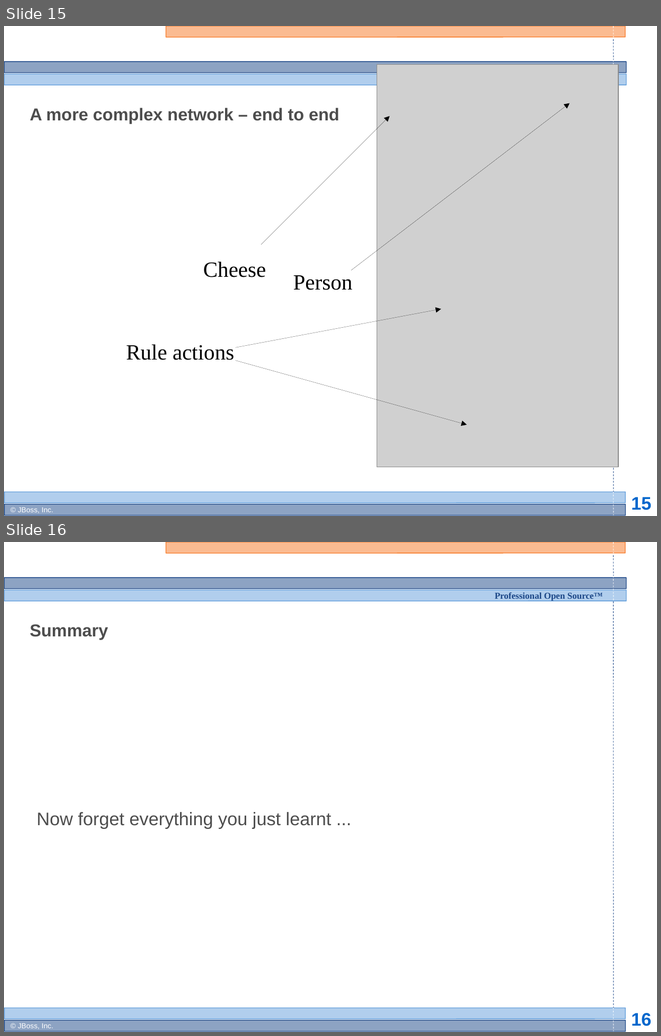
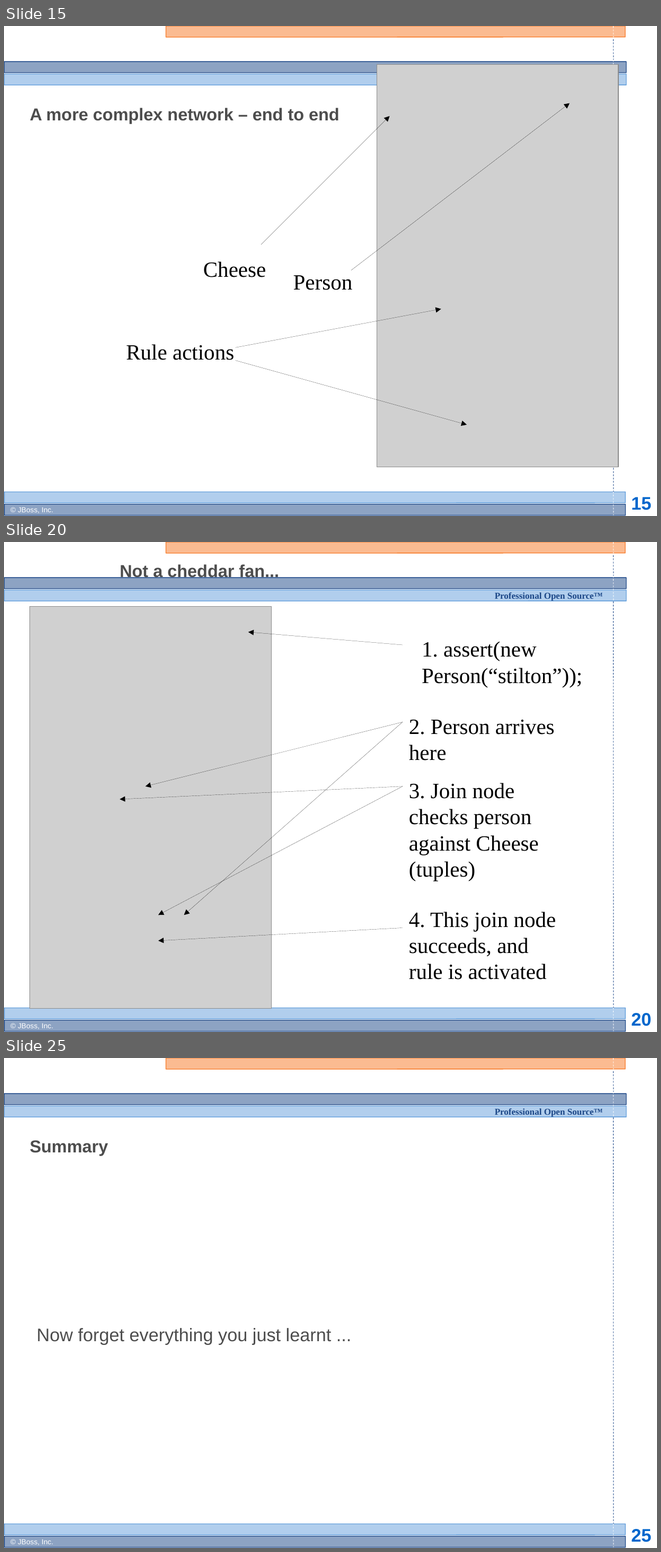
Before and after one commit to bobmcwhirter/drools, a slide deck: documentation/training/developers-course/Module 4 - Rule Engine Concepts 2.odp. Shown one above the other, each under a label of ours: slides 15 and 16 before the commit, slides 15, 20 and 25 after it; the slides between them are not shown. The pictures are 661x1036 and 661x1552 pixels, drawn with LibreOffice and Linux fonts; fonts in the diff are those of the drawing; grey boxes stand for pictures; background and template pictures are left out. Boxes give left, top, right and bottom in pixels: in the first picture for what was removed or moved away, otherwise in the second. Text is boxed around its words. In the diff, an @@ line names an element or a change of style, - is before the commit and + after.

```diff
--- a/documentation/training/developers-course/Module 4 - Rule Engine Concepts 2.odp
+++ b/documentation/training/developers-course/Module 4 - Rule Engine Concepts 2.odp
@@ slide 20 added at bbox=[4, 542, 657, 1032], background #FFFFFF; not listed: 13 template elements that a slide beside it also shows @@
@@ title added at bbox=[120, 563, 279, 580], 19 pt, text #4D4D4D, bold @@
+Not a cheddar fan...
@@ picture added at bbox=[29, 606, 271, 1008] @@
@@ arrow added from (403, 644) to (248, 632), #000000 0 pt @@
@@ text added at bbox=[422, 641, 582, 687], 24 pt, text #000000 @@
+1. assert(new Person(“stilton”));
@@ arrow added from (403, 722) to (146, 786), #000000 0 pt @@
@@ arrow added from (403, 722) to (184, 915), #000000 0 pt @@
@@ text added at bbox=[409, 719, 555, 760], 24 pt, text #000000 @@
+2. Person arrives here
@@ arrow added from (403, 786) to (120, 799), #000000 0 pt @@
@@ arrow added from (403, 786) to (158, 915), #000000 0 pt @@
@@ text added at bbox=[409, 783, 538, 881], 24 pt, text #000000 @@
+3. Join node checks person against Cheese (tuples)
@@ text added at bbox=[409, 911, 556, 979], 24 pt, text #000000 @@
+4. This join node succeeds, and rule is activated
@@ arrow added from (403, 928) to (158, 941), #000000 0 pt @@
@@ what was slide 16 is now slide 25 @@
@@ page number at bbox=[631, 1529, 651, 1542]: text changed @@
-16
+25
```
Also in this commit, not shown: 9 other slides added, 1 other file.
